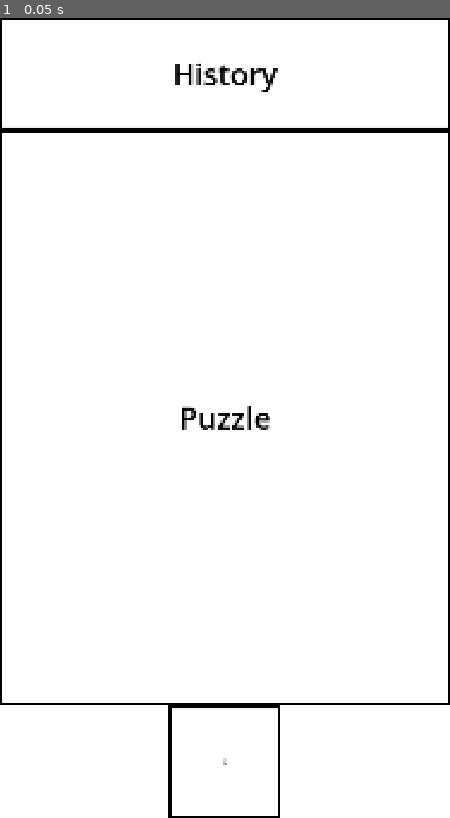
Above: before the commit, frame 1.
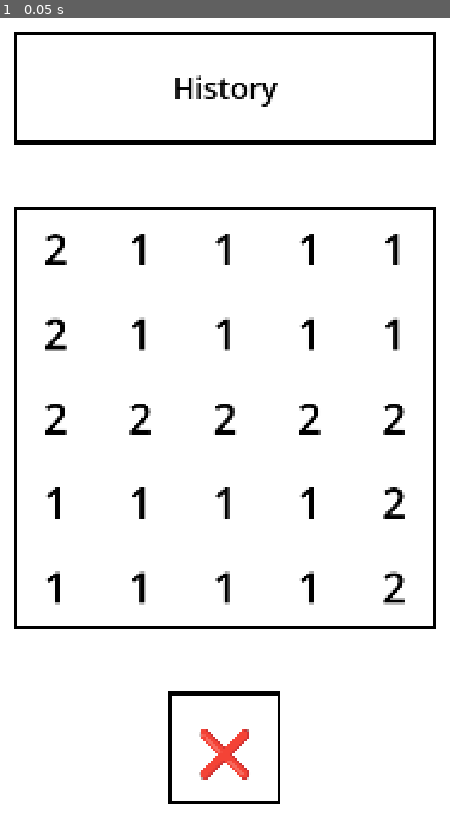
Above: after the commit, the same moment.

Repository: daphneweaver/gcd
Game: Godot game, scene res://main.tscn
The game is run twice, just before and just after one commit, with the same random seed, the same clock (stepped at 60 frames per second) and the same inputs.
Inputs:
- Up to frame 1 (0.05 s): no input

The runs differ from the first frame. In frame 1, 7.9% of the frame differs, in the area x 0-100%, y 0-100%.

Commit message:
display puzzles

Diff:
--- a/button.gd
+++ b/button.gd
@@ -21,7 +21,7 @@
 	set_margins(0)
 
 func disable() -> void:
-	set_margins(size.x / 4)
+	set_margins(1.5 * size.y)
 
 func set_margins(offset: int) -> void:
 	var tween = create_tween()
--- a/button.tscn
+++ b/button.tscn
@@ -1,9 +1,9 @@
 [gd_scene format=3 uid="uid://bl5owg42rkdxs"]
 
-[ext_resource type="Script" uid="uid://dpy1lavw4io6u" path="res://ui_button.gd" id="2_itcfk"]
+[ext_resource type="Script" uid="uid://dpy1lavw4io6u" path="res://button.gd" id="2_itcfk"]
 [ext_resource type="PackedScene" uid="uid://cgqhsigwkoxdt" path="res://frame.tscn" id="2_s7766"]
 
-[node name="UIButton" type="Control" unique_id=2111009040]
+[node name="Button" type="Control" unique_id=2111009040]
 layout_mode = 3
 anchors_preset = 15
 anchor_right = 1.0
--- a/level.gd
+++ b/level.gd
@@ -2,14 +2,41 @@
 
 signal activated
 
-@onready var history = $VBoxContainer/History
+@onready var margin_container = $MarginContainer
+@onready var color_rect = $MarginContainer/ColorRect
+@onready var history = $MarginContainer/VBoxContainer/History
+@onready var grid_container = $MarginContainer/VBoxContainer/AspectRatioContainer/Frame/GridContainer
 
-var level
+var number_scene = preload("res://number.tscn")
+var data
 
 func _on_resized() -> void:
+	if margin_container:
+		margin_container.add_theme_constant_override("margin_left", size.x / 32)
+		margin_container.add_theme_constant_override("margin_right", size.x / 32)
+		margin_container.add_theme_constant_override("margin_top", size.x / 32)
 	if history:
 		history.custom_minimum_size.y = size.x / 4
 
-func _on_gui_input(event: InputEvent) -> void:
+func _on_color_rect_gui_input(event: InputEvent) -> void:
 	if event.is_action_pressed("left_click"):
-		activated.emit(level)
+		activated.emit(data["level"])
+
+func set_level(level: int) -> void:
+	var file = FileAccess.open("res://levels/@.json".replace("@", str(level)), FileAccess.READ)
+	var content = file.get_as_text()
+	data = JSON.parse_string(content)
+	data["level"] = level
+
+	grid_container.set_deferred("columns", data["map"][0].size())
+	for row in data["map"]:
+		for col in row:
+			var number = number_scene.instantiate()
+			grid_container.add_child(number)
+			number.set_number(col)
+
+func enable() -> void:
+	color_rect.mouse_filter = MOUSE_FILTER_PASS
+
+func disable() -> void:
+	color_rect.mouse_filter = MOUSE_FILTER_STOP
--- a/level.tscn
+++ b/level.tscn
@@ -2,6 +2,7 @@
 
 [ext_resource type="PackedScene" uid="uid://c84a1qkf7e5ms" path="res://placeholder.tscn" id="1_03ub4"]
 [ext_resource type="Script" uid="uid://dbtj15v682rng" path="res://level.gd" id="1_77j1r"]
+[ext_resource type="PackedScene" uid="uid://cgqhsigwkoxdt" path="res://frame.tscn" id="3_oi3di"]
 
 [node name="Level" type="Control" unique_id=799034316]
 layout_mode = 3
@@ -14,23 +15,42 @@
 size_flags_vertical = 3
 script = ExtResource("1_77j1r")
 
-[node name="VBoxContainer" type="VBoxContainer" parent="." unique_id=491396483]
+[node name="MarginContainer" type="MarginContainer" parent="." unique_id=1767166384]
 layout_mode = 1
 anchors_preset = 15
 anchor_right = 1.0
 anchor_bottom = 1.0
 grow_horizontal = 2
 grow_vertical = 2
+
+[node name="VBoxContainer" type="VBoxContainer" parent="MarginContainer" unique_id=491396483]
+layout_mode = 2
 theme_override_constants/separation = 0
 
-[node name="History" parent="VBoxContainer" unique_id=1278764976 instance=ExtResource("1_03ub4")]
+[node name="History" parent="MarginContainer/VBoxContainer" unique_id=1278764976 instance=ExtResource("1_03ub4")]
 layout_mode = 2
 text = "History"
 
-[node name="Puzzle" parent="VBoxContainer" unique_id=459151369 instance=ExtResource("1_03ub4")]
+[node name="AspectRatioContainer" type="AspectRatioContainer" parent="MarginContainer/VBoxContainer" unique_id=180826942]
 layout_mode = 2
 size_flags_vertical = 3
-text = "Puzzle"
 
-[connection signal="gui_input" from="." to="." method="_on_gui_input"]
+[node name="Frame" parent="MarginContainer/VBoxContainer/AspectRatioContainer" unique_id=1640286120 instance=ExtResource("3_oi3di")]
+layout_mode = 2
+
+[node name="GridContainer" type="GridContainer" parent="MarginContainer/VBoxContainer/AspectRatioContainer/Frame" unique_id=132538869]
+layout_mode = 1
+anchors_preset = 15
+anchor_right = 1.0
+anchor_bottom = 1.0
+grow_horizontal = 2
+grow_vertical = 2
+theme_override_constants/h_separation = 0
+theme_override_constants/v_separation = 0
+
+[node name="ColorRect" type="ColorRect" parent="MarginContainer" unique_id=691629389]
+layout_mode = 2
+color = Color(0, 0, 0, 0)
+
 [connection signal="resized" from="." to="." method="_on_resized"]
+[connection signal="gui_input" from="MarginContainer/ColorRect" to="." method="_on_color_rect_gui_input"]
--- a/level_container.gd
+++ b/level_container.gd
@@ -7,17 +7,17 @@
 @onready var aspect_ratio_container = $MarginContainer/AspectRatioContainer
 @onready var h_box_container = $MarginContainer/AspectRatioContainer/HBoxContainer
 
-var puzzle_scene = preload("res://level.tscn")
+var level_scene = preload("res://level.tscn")
 var number_of_levels
-var state = {"open": true, "level": 1}
+var state = {"open": true, "level": 0}
 
 func _ready() -> void:
-	number_of_levels = 10
+	number_of_levels = 2
 	for i in range(number_of_levels):
-		var puzzle = puzzle_scene.instantiate()
-		puzzle.level = i + 1
-		puzzle.activated.connect(_on_puzzle_activated)
-		h_box_container.add_child(puzzle)
+		var level = level_scene.instantiate()
+		h_box_container.add_child(level)
+		level.set_level(i)
+		level.activated.connect(_on_puzzle_activated)
 
 func _on_resized() -> void:
 	if margin_container:
@@ -34,22 +34,24 @@
 
 func open() -> void:
 	state["open"] = true
+	h_box_container.get_children()[state["level"]].enable()
 	update_margins(true)
 	opened.emit()
 
 func close() -> void:
 	state["open"] = false
 	update_margins(true)
+	h_box_container.get_children()[state["level"]].disable()
 	closed.emit()
 
 func update_margins(animate: bool) -> void:
 	var h_margin
 	var v_margin
 	if state["open"]:
-		h_margin = (number_of_levels + 1 - 2 * state["level"]) * size.x / 2
+		h_margin = (number_of_levels - 1 - 2 * state["level"]) * size.x / 2
 		v_margin = 0
 	else:
-		h_margin = (number_of_levels + 1 - 2 * state["level"]) * size.x / 4
+		h_margin = (number_of_levels - 1 - 2 * state["level"]) * size.x / 4
 		v_margin = size.y / 4
 
 	if animate:
--- /dev/null
+++ b/levels/0.json
@@ -0,0 +1,11 @@
+{
+  "moves": 1,
+  "map":
+  [
+    [2, 1, 1, 1, 1],
+    [2, 1, 1, 1, 1],
+    [2, 2, 2, 2, 2],
+    [1, 1, 1, 1, 2],
+    [1, 1, 1, 1, 2]
+  ]
+}
--- /dev/null
+++ b/levels/1.json
@@ -0,0 +1,11 @@
+{
+  "moves": 1,
+  "map":
+  [
+    [1, 1, 2, 1, 1],
+    [1, 1, 2, 1, 1],
+    [2, 2, 4, 2, 2],
+    [1, 1, 2, 1, 1],
+    [1, 1, 2, 1, 1]
+  ]
+}
--- a/main.gd
+++ b/main.gd
@@ -1,13 +1,16 @@
 extends Control
 
-@onready var level_container = $Background/VBoxContainer/LevelContainer
-@onready var button_container = $Background/VBoxContainer/ButtonContainer
-@onready var close_button = $Background/VBoxContainer/ButtonContainer/CloseButton
+@onready var margin_container = $Background/MarginContainer
+@onready var level_container = $Background/MarginContainer/VBoxContainer/LevelContainer
+@onready var button_container = $Background/MarginContainer/VBoxContainer/ButtonContainer
+@onready var close_button = $Background/MarginContainer/VBoxContainer/ButtonContainer/CloseButton
 
 func _ready() -> void:
 	resized.emit()
 
 func _on_resized() -> void:
+	if margin_container:
+		margin_container.add_theme_constant_override("margin_bottom", size.x / 32)
 	if button_container:
 		button_container.custom_minimum_size.y = size.x / 4
 
--- a/main.tscn
+++ b/main.tscn
@@ -25,27 +25,31 @@
 grow_vertical = 2
 theme_override_styles/panel = SubResource("StyleBoxFlat_h2yge")
 
-[node name="VBoxContainer" type="VBoxContainer" parent="Background" unique_id=1007560755]
+[node name="MarginContainer" type="MarginContainer" parent="Background" unique_id=1450324400]
 layout_mode = 1
 anchors_preset = 15
 anchor_right = 1.0
 anchor_bottom = 1.0
 grow_horizontal = 2
 grow_vertical = 2
+
+[node name="VBoxContainer" type="VBoxContainer" parent="Background/MarginContainer" unique_id=1007560755]
+layout_mode = 2
 theme_override_constants/separation = 0
 
-[node name="LevelContainer" parent="Background/VBoxContainer" unique_id=1654084315 instance=ExtResource("5_7mycd")]
+[node name="LevelContainer" parent="Background/MarginContainer/VBoxContainer" unique_id=1654084315 instance=ExtResource("5_7mycd")]
 layout_mode = 2
 size_flags_vertical = 3
 
-[node name="ButtonContainer" type="HBoxContainer" parent="Background/VBoxContainer" unique_id=2096342377]
+[node name="ButtonContainer" type="HBoxContainer" parent="Background/MarginContainer/VBoxContainer" unique_id=2096342377]
 layout_mode = 2
 theme_override_constants/separation = 0
 
-[node name="CloseButton" parent="Background/VBoxContainer/ButtonContainer" unique_id=2111009040 instance=ExtResource("4_1bvp3")]
+[node name="CloseButton" parent="Background/MarginContainer/VBoxContainer/ButtonContainer" unique_id=2111009040 instance=ExtResource("4_1bvp3")]
 layout_mode = 2
+text = "❌"
 
 [connection signal="resized" from="." to="." method="_on_resized"]
-[connection signal="closed" from="Background/VBoxContainer/LevelContainer" to="." method="_on_puzzle_container_closed"]
-[connection signal="opened" from="Background/VBoxContainer/LevelContainer" to="." method="_on_puzzle_container_opened"]
-[connection signal="activated" from="Background/VBoxContainer/ButtonContainer/CloseButton" to="." method="_on_close_button_activated"]
+[connection signal="closed" from="Background/MarginContainer/VBoxContainer/LevelContainer" to="." method="_on_puzzle_container_closed"]
+[connection signal="opened" from="Background/MarginContainer/VBoxContainer/LevelContainer" to="." method="_on_puzzle_container_opened"]
+[connection signal="activated" from="Background/MarginContainer/VBoxContainer/ButtonContainer/CloseButton" to="." method="_on_close_button_activated"]
--- /dev/null
+++ b/number.gd
@@ -0,0 +1,10 @@
+extends Control
+
+@onready var label = $Label
+
+func _on_resized() -> void:
+	if label:
+		label.add_theme_font_size_override("font_size", size.y / 2)
+
+func set_number(number: int):
+	label.text = str(number)
--- /dev/null
+++ b/number.tscn
@@ -0,0 +1,28 @@
+[gd_scene format=3 uid="uid://ct0j6lktmjp67"]
+
+[ext_resource type="Script" uid="uid://62dhis1a1oq6" path="res://number.gd" id="1_r3wqd"]
+
+[node name="Number" type="Control" unique_id=1313012224]
+layout_mode = 3
+anchors_preset = 15
+anchor_right = 1.0
+anchor_bottom = 1.0
+grow_horizontal = 2
+grow_vertical = 2
+size_flags_horizontal = 3
+size_flags_vertical = 3
+script = ExtResource("1_r3wqd")
+
+[node name="Label" type="Label" parent="." unique_id=1896345950]
+layout_mode = 1
+anchors_preset = 15
+anchor_right = 1.0
+anchor_bottom = 1.0
+grow_horizontal = 2
+grow_vertical = 2
+theme_override_colors/font_color = Color(0, 0, 0, 1)
+text = "1"
+horizontal_alignment = 1
+vertical_alignment = 1
+
+[connection signal="resized" from="." to="." method="_on_resized"]
